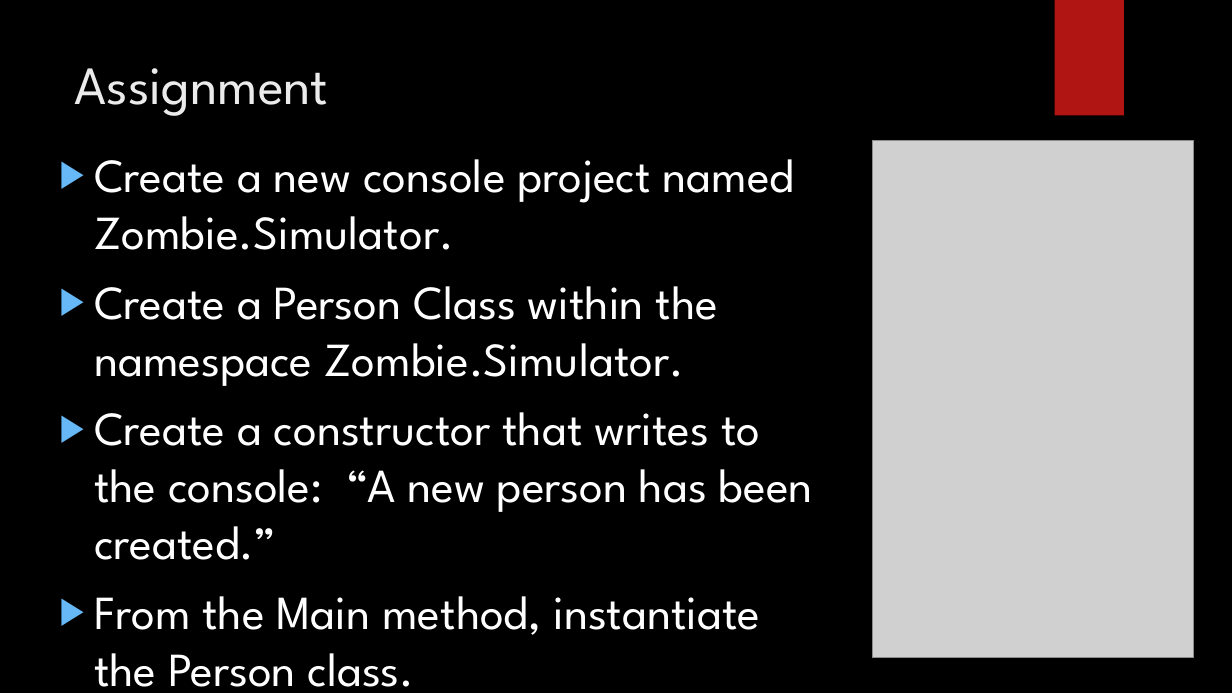
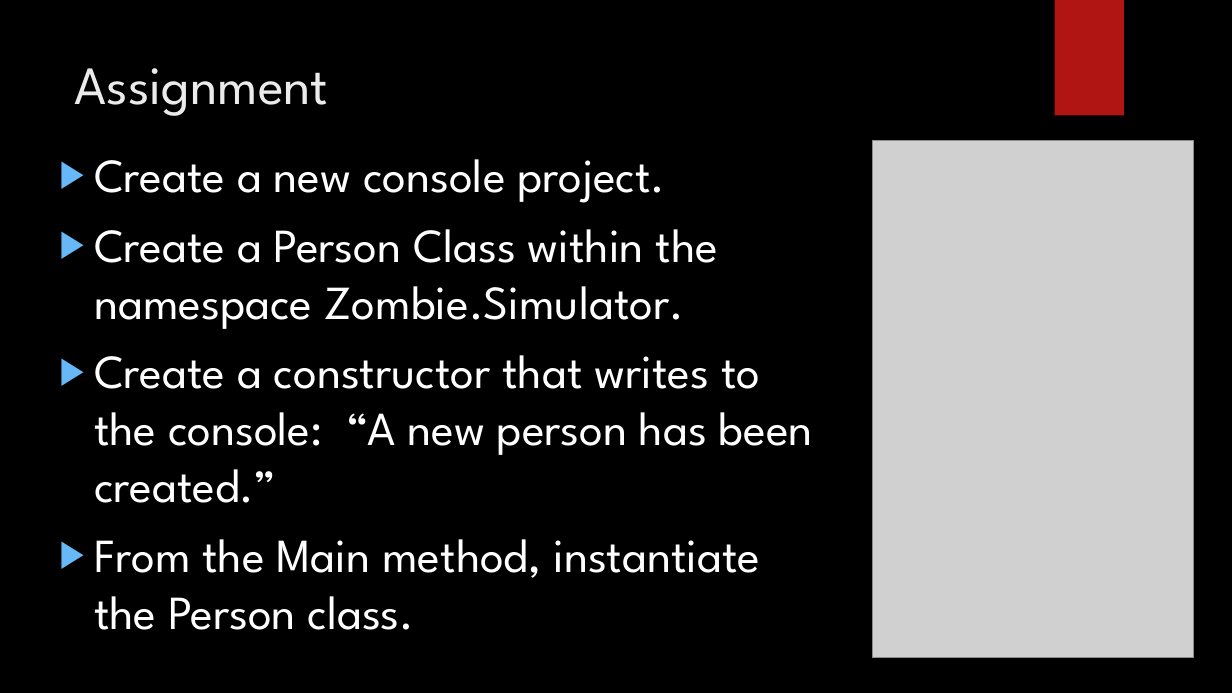
Before and after one commit to LogolsLLC/Logols-May2018, a slide deck: slide 12 of Slides/03_OOP_TrainingPlan.pptx. Drawn at 1232x693 pixels with LibreOffice and Linux fonts; fonts in the diff are those of the drawing; grey boxes stand for pictures; background and template pictures are left out. Boxes give left, top, right and bottom in pixels: in the first picture for what was removed or moved away, otherwise in the second. Text is boxed around its words. In the diff, an @@ line names an element or a change of style, - is before the commit and + after.

```diff
--- a/Slides/03_OOP_TrainingPlan.pptx
+++ b/Slides/03_OOP_TrainingPlan.pptx
@@ text at [94,159,665,203]: text changed @@
-▶ Create a new console project named Zombie.Simulator.
+▶ Create a new console project.
```
Also in this commit, not shown: 50 other files.
